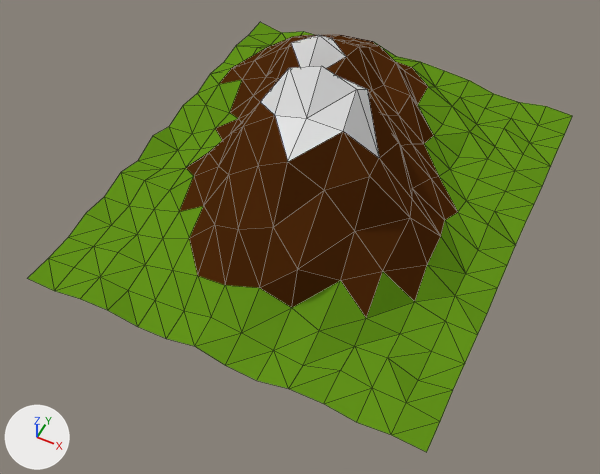
Renders of the Blender file Level_3_race/mountain.blend from each side of a commit.
The view is the same before and after, from a camera (50 mm lens) standing at (2.77, -14.11, 13.35) and looking at (-2.36, -3.86, 0.53). Arrows for +X, +Y and +Z are at lower left; the lights stay in place. The older version comes first. Mesh edges are drawn as thin lines.
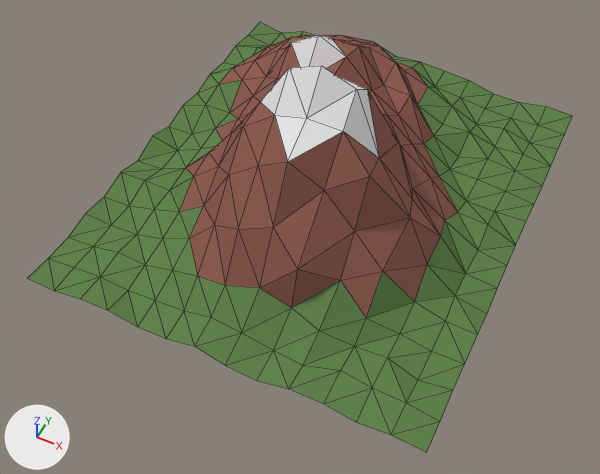
Location of each change, [x1, y1, x2, y2] in pixels of the pictures (600 x 474 px):
'Plane', recoloured (lighter): [27, 22, 572, 452] in both

The change in detail:
Material 'Material.001' (mat_material_001) changes colour from green #63941b to green #62844e; in linear values from (0.124, 0.296, 0.011) to (0.122, 0.231, 0.0762).
Material 'Material.002' (mat_material_002) changes colour from brown #4e290c to brown #905f54; in linear values from (0.0766, 0.022, 0.00367) to (0.279, 0.114, 0.0887).
